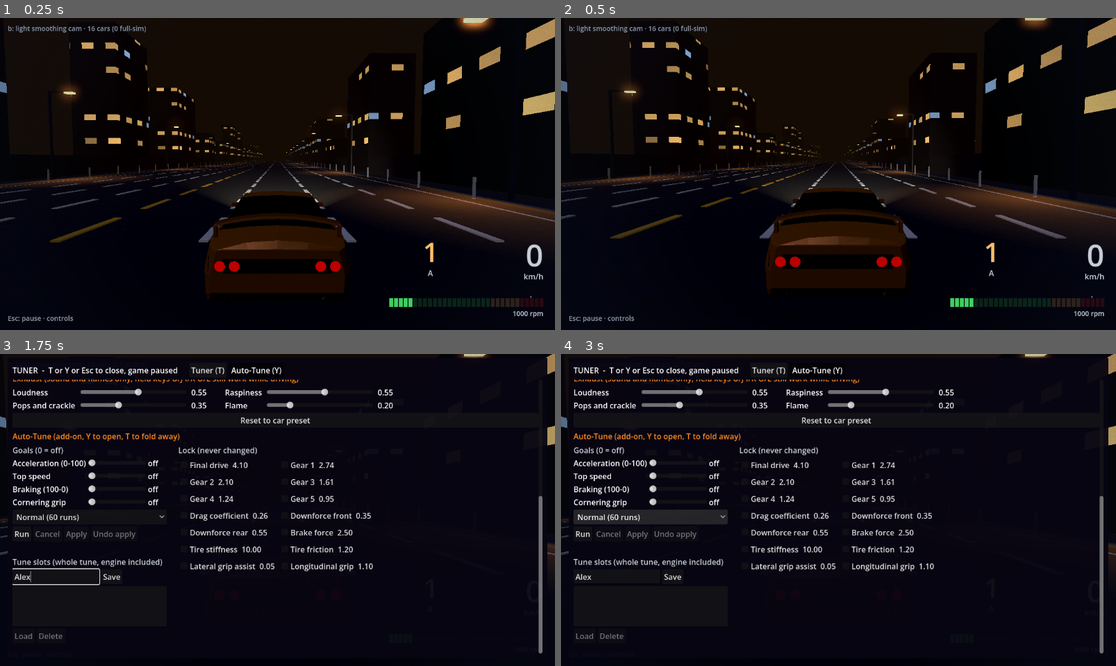
Above: before the commit, frames 1-4 (two rows, left to right).
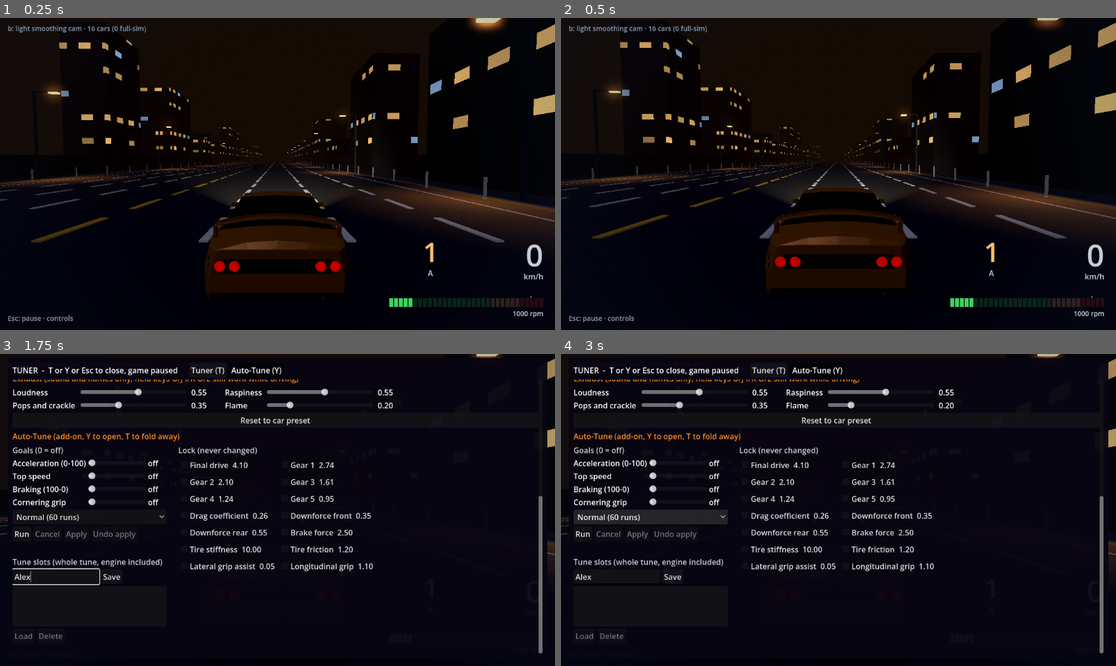
Above: after the commit, the same moments.

Repository: SmurfyHehe/neon-overdrive
Game: Godot game, scene res://Game.tscn
Same seed, same stepped clock (60 frames per second), same inputs: the game is played once before the commit and once after it.
Inputs (mouse positions are in pixels of both pictures, inside the frame that each line leads up to):
- Up to frame 1 (0.25 s): no input
- Up to frame 2 (0.5 s): no input
- Up to frame 3 (1.75 s): tap Enter at 0.5 s; move the mouse to (399, 494) at 0.52 s; hold D (steer_right) 0.53-1.25 s; tap Y (autotune_panel) at 0.6 s; click (399, 494) at 0.67 s; click (55, 575) at 1.27 s; type "Alex" at 1.35 s
- Up to frame 4 (3 s): click "Normal (60 runs)" at 2 s; click "Normal (60 runs)" at 2.75 s

The runs differ from the first frame. In frame 1, 4.8% of the frame differs, in the area x 0-100%, y 0-72%; in frame 2, 4.6%; in frame 3, 0.3%; in frame 4, 0.3%.

Commit message:
Road space: 0.4 m median gap each side, shoulder 0.9 -> 1.4 m
Roy wanted more room. Lanes stay 3.2 m but start MEDIAN_GAP (0.4 m, his
range 0.2-0.6) off the centre line or barrier; the shoulder grows by 0.5 m.
Shoulder, curb, sidewalk, out-of-bounds walls, buildings and lamps are laid
out from the road edge, so they all moved out with it. Lane centres and the
lane-from-distance inverse live in RoadChunkBuilder (lane_offset, lane_at)
and traffic placement, the occupancy slots and the drive-bot tests use them
instead of multiplying LANE_W. tests/road_space.gd checks the numbers.

Co-Authored-By: Claude Opus 5.5 (1M context) <noreply@anthropic.com>

Diff:
--- a/scripts/benchmark.gd
+++ b/scripts/benchmark.gd
@@ -68,7 +68,7 @@
 	var speed := p.linear_velocity.length()
 	max_speed = max(max_speed, speed)
 	# Heading hold: steer only when yaw drifts, nudged back toward x=0.
-	var err: float = p.global_rotation.y + clampf((RoadChunkBuilder.LANE_W * 1.5 - p.global_position.x) * 0.02, -0.05, 0.05)
+	var err: float = p.global_rotation.y + clampf((TrafficManager.lane_centre(1, false) - p.global_position.x) * 0.02, -0.05, 0.05)
 	_press(KEY_A, err < -0.02)
 	_press(KEY_D, err > 0.02)
 	if p.gear >= 1 and p.gear < 6 and speed > 9.0 * p.gear and not p.is_shifting:
--- a/scripts/road_chunk_builder.gd
+++ b/scripts/road_chunk_builder.gd
@@ -95,7 +95,15 @@
 const LANE_W := 3.2
 const CHUNK_LEN := 50.0
 const DASH_SPACING := 4.0
-const SHOULDER_W := 0.9
+# Road space (2026-10-06, Roy: "I want more space"): the shoulder went 0.9 ->
+# 1.4 m, and the lanes moved MEDIAN_GAP away from the centre line / barrier on
+# each side (the gap is plain paved road). Lanes stay LANE_W wide. Everything
+# outside the road edge (shoulder, curb, sidewalk, out-of-bounds walls,
+# buildings, lamps) is laid out from _lane_w(), so it all moved out with it.
+const SHOULDER_W := 1.4
+## Clear road between the centre line (or barrier) and the nearest lane, per
+## side. Roy's range is 0.2-0.6 m.
+const MEDIAN_GAP := 0.4
 const CURB_W := 0.3
 const SIDEWALK_RAMP := 0.3  # width of the sloped road-side edge of the sidewalk collision
 const SIDEWALK_W := 2.2  # kept: the sidewalk is a drivable shortcut by design,
@@ -466,8 +474,20 @@
 		_wall_mat.roughness = 0.95
 	return _wall_mat
 
+## Distance from the centre line to the road edge on a side with `lanes` lanes:
+## the median gap plus the lanes. (The name is older than the gap.)
 static func _lane_w(lanes: int) -> float:
-	return float(lanes) * LANE_W
+	return MEDIAN_GAP + float(lanes) * LANE_W
+
+## Centre of lane i (0 = nearest the centre line), as a distance from the centre
+## line. TrafficManager.lane_centre() adds the sign for the direction.
+static func lane_offset(lane_i: int) -> float:
+	return MEDIAN_GAP + (float(lane_i) + 0.5) * LANE_W
+
+## The inverse: which lane a distance from the centre line falls in (unclamped
+## above, 0 for anything inside the median gap).
+static func lane_at(dist: float) -> int:
+	return maxi(0, floori((dist - MEDIAN_GAP) / LANE_W))
 
 # ---------- tapered strips ----------
 #
@@ -880,13 +900,13 @@
 	var lane: MultiMesh = (root.get_node(^"LaneDashes") as MultiMeshInstance3D).multimesh
 	var written := 0
 	for lane_i in range(1, own_lanes):
-		var x: float = lane_i * LANE_W
+		var x: float = MEDIAN_GAP + lane_i * LANE_W
 		for i in range(slots):
 			var dz2 := -float(i) * DASH_SPACING - DASH_SPACING / 2.0
 			lane.set_instance_transform(written, Transform3D(Basis(), Vector3(x, DASH_Y, dz2)))
 			written += 1
 	for lane_i in range(1, onc_lanes):
-		var x2: float = -lane_i * LANE_W
+		var x2: float = -(MEDIAN_GAP + lane_i * LANE_W)
 		for i in range(slots):
 			var dz3 := -float(i) * DASH_SPACING - DASH_SPACING / 2.0
 			lane.set_instance_transform(written, Transform3D(Basis(), Vector3(x2, DASH_Y, dz3)))
--- a/scripts/traffic_car.gd
+++ b/scripts/traffic_car.gd
@@ -499,7 +499,7 @@
 ## game.gd's floating-origin shift). Clears lane-change and wreck state.
 func place(lane: float, dir: float, z: float, y: float, speed: float) -> void:
 	lane_x = lane
-	lane_i = maxi(0, roundi(absf(lane) / RoadChunkBuilder.LANE_W - 0.5))
+	lane_i = RoadChunkBuilder.lane_at(absf(lane))
 	direction = dir
 	changing = false
 	wrecked = false
--- a/scripts/traffic_manager.gd
+++ b/scripts/traffic_manager.gd
@@ -9,7 +9,7 @@
 # or creates them, the same pattern as game.gd's chunk pool.
 #
 # Lanes: the road is 4 lanes each way (game.gd), own lanes at positive x and
-# oncoming at negative x, lane i centred at (i + 0.5) * RoadChunkBuilder.LANE_W.
+# oncoming at negative x, lane i centred at RoadChunkBuilder.lane_offset(i).
 #
 # Occupancy index (milestone 4): rebuilt at the top of every tick (this node
 # runs before its cars). Every car and the player is an x-range across the
@@ -287,7 +287,7 @@
 	return used.is_empty() or lane_i in used
 
 static func lane_centre(lane_i: int, oncoming: bool) -> float:
-	var x := (float(lane_i) + 0.5) * LANE_W
+	var x := RoadChunkBuilder.lane_offset(lane_i)
 	return -x if oncoming else x
 
 # ---------- occupancy index ----------
@@ -354,7 +354,10 @@
 		_slots[s].append(k)
 
 func _slot_of(x: float) -> int:
-	return clampi(floori(x / LANE_W) + onc_lanes, 0, own_lanes + onc_lanes - 1)
+	# Own lanes are slots onc_lanes.., oncoming ones count down from onc_lanes - 1;
+	# the median gap belongs to the nearest lane on its side.
+	var i := RoadChunkBuilder.lane_at(absf(x))
+	return clampi(onc_lanes + i if x >= 0.0 else onc_lanes - 1 - i, 0, own_lanes + onc_lanes - 1)
 
 ## A lane change has started: the car now also occupies its new lane.
 func note_lane_change(car: TrafficCar) -> void:
--- a/tests/chunk_drive.gd
+++ b/tests/chunk_drive.gd
@@ -105,7 +105,7 @@
 
 func _drive(c: PlayerCar) -> void:
 	# Heading hold: steer only when yaw drifts, nudged back toward x=0.
-	var err: float = c.global_rotation.y + clampf((RoadChunkBuilder.LANE_W * 1.5 - c.global_position.x) * 0.02, -0.05, 0.05)
+	var err: float = c.global_rotation.y + clampf((TrafficManager.lane_centre(1, false) - c.global_position.x) * 0.02, -0.05, 0.05)
 	var steer := 0.0
 	if err < -0.02:
 		steer = -1.0  # left (A)
--- a/tests/fleet_budget_scene.gd
+++ b/tests/fleet_budget_scene.gd
@@ -147,8 +147,9 @@
 # Cars spread over 3 lanes our way and 2 oncoming, 12-160 m ahead of the
 # player, all inside the chase cam's view.
 func _slots(origin: Vector3) -> Array:
-	var w := RoadChunkBuilder.LANE_W
-	var lanes := [w * 0.5, w * 1.5, w * 2.5, -w * 0.5, -w * 1.5]
+	var lanes := []
+	for l in [[0, false], [1, false], [2, false], [0, true], [1, true]]:
+		lanes.append(TrafficManager.lane_centre(l[0], l[1]))
 	var out := []
 	for i in TRAFFIC:
 		var x: float = lanes[i % lanes.size()]
--- a/tests/floating_origin_drive.gd
+++ b/tests/floating_origin_drive.gd
@@ -131,7 +131,7 @@
 	var p: PlayerCar = game.get("player")
 	var speed := p.linear_velocity.length()
 	max_speed = max(max_speed, speed)
-	var err: float = p.global_rotation.y + clampf((RoadChunkBuilder.LANE_W * 1.5 - p.global_position.x) * 0.02, -0.05, 0.05)
+	var err: float = p.global_rotation.y + clampf((TrafficManager.lane_centre(1, false) - p.global_position.x) * 0.02, -0.05, 0.05)
 	_press(KEY_A, err < -0.02)
 	_press(KEY_D, err > 0.02)
 	if p.gear >= 1 and p.gear < 6 and speed > 9.0 * p.gear and not p.is_shifting:
--- /dev/null
+++ b/tests/road_space.gd
@@ -0,0 +1,69 @@
+extends SceneTree
+
+# Road space (2026-10-06): the lanes sit MEDIAN_GAP off the centre line, the
+# shoulder is 1.4 m, lanes stay 3.2 m, and everything laid out from the road
+# edge moved out with it. Headless, no game scene:
+# - the numbers: LANE_W 3.2, SHOULDER_W 1.4, MEDIAN_GAP inside Roy's 0.2-0.6 m
+# - lane centres and the lane-from-distance inverse agree (traffic places cars
+#   with one and indexes them with the other), on both sides
+# - TrafficManager's occupancy slots: each lane centre, and the median gap,
+#   land in the right lane's slot
+# - a built chunk: the drawn road edge is at the median gap plus the lanes, the
+#   out-of-bounds wall's inner face is at
+#   the sidewalk's outer edge plus BUILDING_GAP (so the wider verge stays drivable)
+# Exit code 1 on failure. Run:
+#   Godot_v4.7.2-stable_win64_console.exe --headless --path . -s res://tests/road_space.gd
+
+const B := preload("res://scripts/road_chunk_builder.gd")
+const EPS := 0.001
+
+var fails := 0
+
+func _initialize() -> void:
+	_run.call_deferred()
+
+func _run() -> void:
+	_check(is_equal_approx(B.LANE_W, 3.2), "lane width changed: %.2f (should stay 3.2)" % B.LANE_W)
+	_check(is_equal_approx(B.SHOULDER_W, 1.4), "shoulder %.2f, should be 1.4 (0.9 + 0.5)" % B.SHOULDER_W)
+	_check(B.MEDIAN_GAP >= 0.2 and B.MEDIAN_GAP <= 0.6, "median gap %.2f outside 0.2-0.6" % B.MEDIAN_GAP)
+
+	for i in 4:
+		var d: float = B.lane_offset(i)
+		_check(absf(d - (B.MEDIAN_GAP + (i + 0.5) * B.LANE_W)) < EPS, "lane %d centre at %.2f" % [i, d])
+		_check(B.lane_at(d) == i, "lane_at(centre of lane %d) = %d" % [i, B.lane_at(d)])
+		_check(B.lane_at(d - B.LANE_W * 0.45) == i and B.lane_at(d + B.LANE_W * 0.45) == i, "lane %d edges map to another lane" % i)
+		_check(absf(TrafficManager.lane_centre(i, false) - d) < EPS and absf(TrafficManager.lane_centre(i, true) + d) < EPS, "TrafficManager.lane_centre(%d) disagrees" % i)
+	_check(B.lane_at(B.MEDIAN_GAP * 0.5) == 0, "the median gap should count as lane 0")
+
+	var tm := TrafficManager.new()
+	tm.own_lanes = 3
+	tm.onc_lanes = 2
+	for i in 3:
+		_check(tm._slot_of(TrafficManager.lane_centre(i, false)) == 2 + i, "own lane %d in slot %d" % [i, tm._slot_of(TrafficManager.lane_centre(i, false))])
+	for i in 2:
+		_check(tm._slot_of(TrafficManager.lane_centre(i, true)) == 1 - i, "oncoming lane %d in slot %d" % [i, tm._slot_of(TrafficManager.lane_centre(i, true))])
+	_check(tm._slot_of(B.MEDIAN_GAP * 0.5) == 2 and tm._slot_of(-B.MEDIAN_GAP * 0.5) == 1, "median gap slots wrong")
+	tm.free()
+
+	var holder := Node3D.new()
+	root.add_child(holder)
+	var cfg := {"own_lanes": 3, "onc_lanes": 2, "barrier": false}
+	var chunk: Node3D = B.build_chunk(0, cfg, cfg)
+	holder.add_child(chunk)
+	for side in [1, -1]:
+		var lanes: int = 3 if side == 1 else 2
+		var edge: float = B._lane_w(lanes)
+		_check(absf(edge - (B.MEDIAN_GAP + lanes * B.LANE_W)) < EPS, "road edge %.2f" % edge)
+		var road := (chunk.get_node(^"RoadOwn" if side == 1 else ^"RoadOnc") as MeshInstance3D).mesh.get_aabb()
+		_check(absf(maxf(absf(road.position.x), absf(road.end.x)) - edge) < EPS, "drawn road ends at %.2f, not %.2f" % [maxf(absf(road.position.x), absf(road.end.x)), edge])
+		var walk_out: float = edge + B.SHOULDER_W + B.CURB_W + B.SIDEWALK_W
+		var wall: StaticBody3D = chunk.get_node(^"BoundaryOwn" if side == 1 else ^"BoundaryOnc")
+		var inner_face := absf(wall.position.x) - B.BOUNDARY_T / 2.0
+		_check(absf(inner_face - (walk_out + B.BUILDING_GAP)) < EPS, "side %d: wall inner face at %.2f, sidewalk ends %.2f" % [side, inner_face, walk_out])
+	print("road_space: %s" % ("PASS" if fails == 0 else "FAIL (%d)" % fails))
+	quit(1 if fails > 0 else 0)
+
+func _check(ok: bool, msg: String) -> void:
+	if not ok:
+		fails += 1
+		printerr("FAIL ", msg)
--- a/tests/traffic_spawn.gd
+++ b/tests/traffic_spawn.gd
@@ -147,7 +147,7 @@
 		_check(not s.in_view, "spawned in the camera's view")
 		_check(s.gap >= traffic.lane_gap, "spawned %.1f m from a car in its lane (min %.0f)" % [s.gap, traffic.lane_gap])
 		_check(s.ttc >= TrafficManager.SPAWN_TTC, "spawned %.1f s from contact (min %.0f)" % [s.ttc, TrafficManager.SPAWN_TTC])
-		var lane_i := absf(s.lane_x) / RoadChunkBuilder.LANE_W - 0.5
+		var lane_i := (absf(s.lane_x) - RoadChunkBuilder.MEDIAN_GAP) / RoadChunkBuilder.LANE_W - 0.5
 		_check(is_equal_approx(lane_i, roundf(lane_i)) and lane_i >= -0.01 and lane_i < 4.0, "lane_x %.2f is not a lane centre" % s.lane_x)
 		_check((s.lane_x > 0.0) == (s.direction < 0.0), "direction %.0f does not match lane side x=%.2f" % [s.direction, s.lane_x])
 		if s.lane_x > 0.0:
Not shown, added: tests/road_space.gd.uid
Not shown, changed: tests/run_tests.bat
